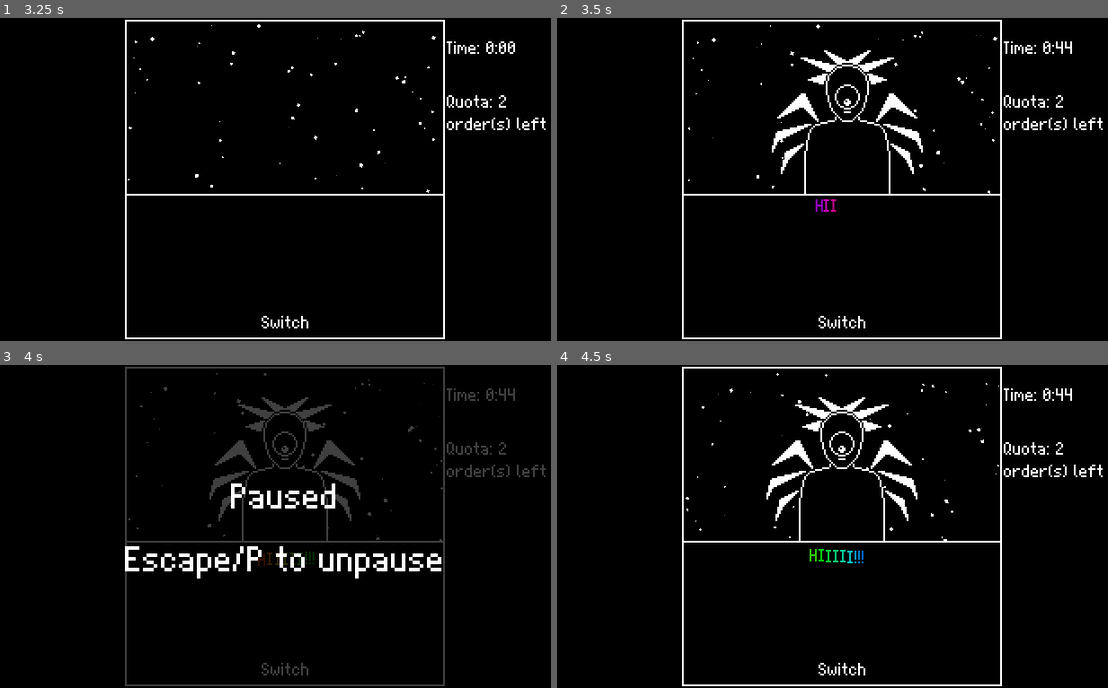
Above: before the commit, frames 1-4 (two rows, left to right).
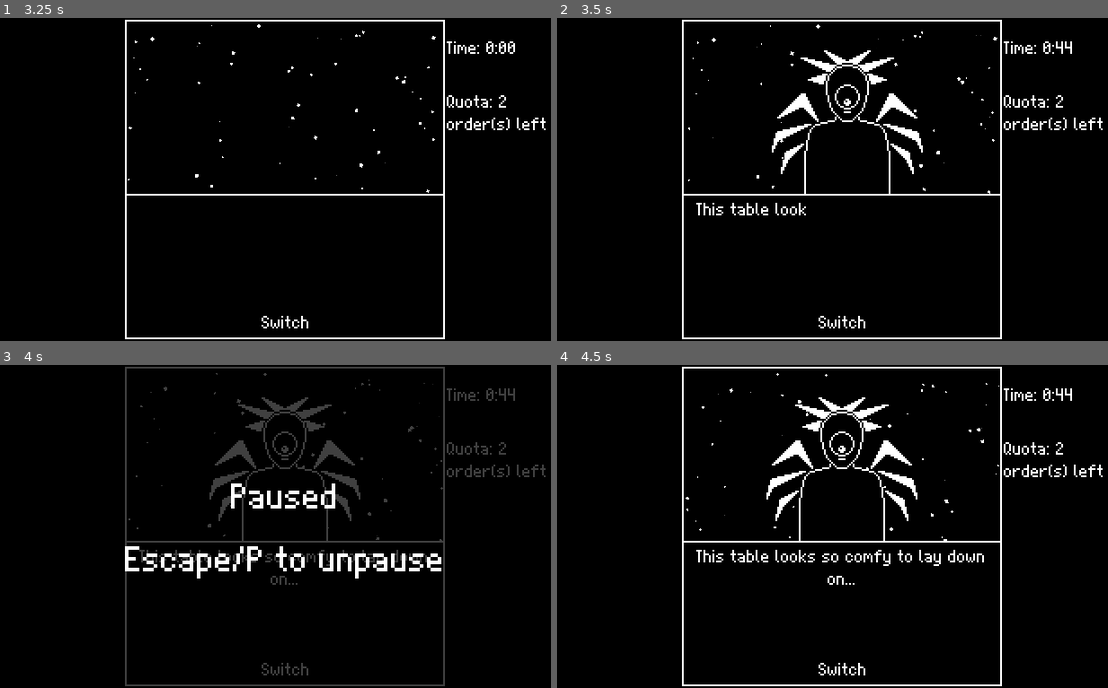
Above: after the commit, the same moments.

Repository: Banalian/BitBiscuit-GMTK2024
Game: Godot game, scene res://Scenes/main_menu.tscn
Two runs of this game, one before a commit and one after it. Both use one fixed random seed, a clock stepped at 60 frames per second and the inputs below.
Inputs (mouse positions are in pixels of both pictures, inside the frame that each line leads up to):
- Up to frame 1 (3.25 s): click "Play" at 0.5 s; click "Play" at 1.25 s; tap Enter at 2 s; move the mouse to (413, 163) at 2.02 s; tap P at 2.1, 2.85 s; click (413, 163) at 2.17 s; tap Space at 2.27, 3.02 s; move the mouse to (170, 195) at 2.77 s; click (170, 195) at 2.92 s
- Up to frame 2 (3.5 s): no input
- Up to frame 3 (4 s): move the mouse to (341, 455) at 3.52 s; tap P at 3.6 s; click (341, 455) at 3.67 s
- Up to frame 4 (4.5 s): move the mouse to (810, 591) at 4.27 s; tap P at 4.35 s; click (810, 591) at 4.42 s

Frame 1 is identical in both runs. In frame 2, 0.3% of the frame differs, in the area x 25-51%, y 56-62%; in frame 3, 0.5%; in frame 4, 0.8%, in the area x 25-78%, y 56-69%.

Commit message:
Fix client's personality always being hyper because of debugging

Diff:
--- a/Scripts/client.gd
+++ b/Scripts/client.gd
@@ -78,7 +78,7 @@
 	eyes.frame = randi() % 8
 	mouth.frame = randi() % 8
 	hat.frame = randi() % 8
-	personality = "hyper"
+	personality = PERSONALITIES.pick_random()
 
 # Type 0 is intro, 1 is order, 2 is the thanks, then 3 is the goodbye
 func get_dialogue(type: int, order	: Array[Mix] = [null, null]):
